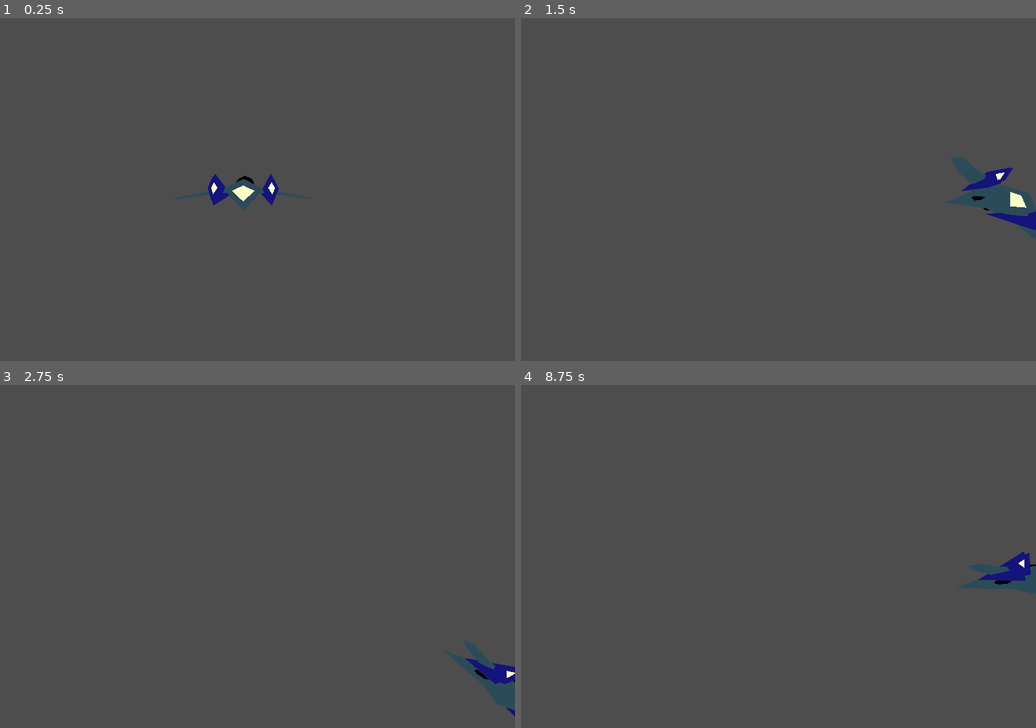
Above: before the commit, frames 1-4 (two rows, left to right).
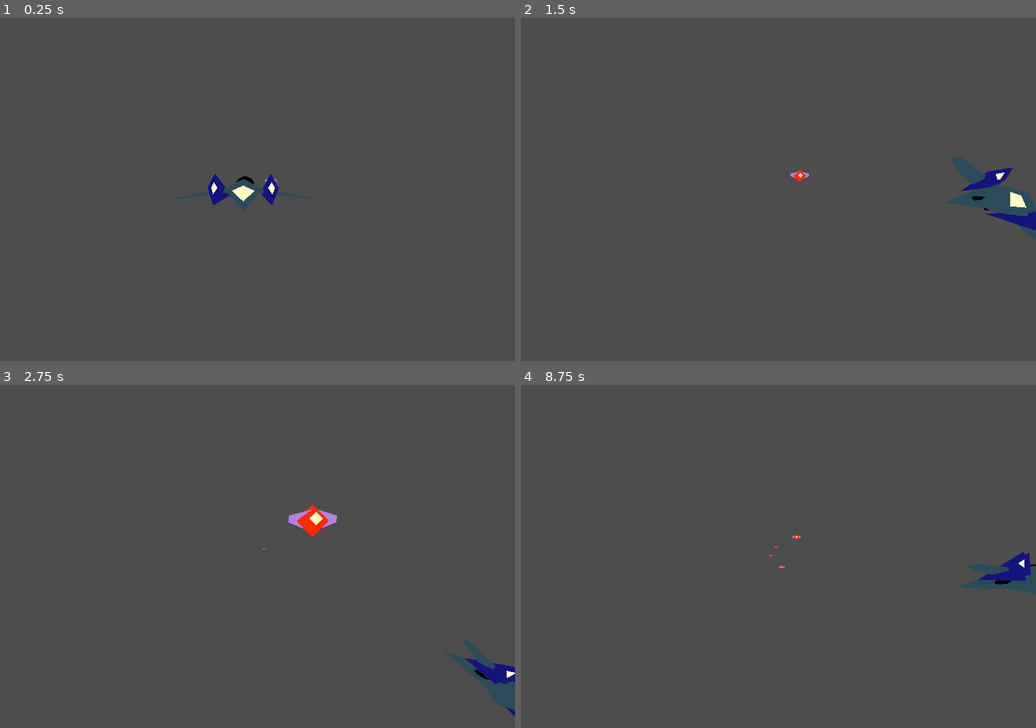
Above: after the commit, the same moments.

Repository: spenoff/Godot4-3D-Space-Shooter
Game: Godot game, scene res://Scenes/main.tscn
The game is run twice, just before and just after one commit, with the same random seed, the same clock (stepped at 60 frames per second) and the same inputs. The project has no main scene, so this scene is started directly.
Inputs (mouse positions are in pixels of both pictures, inside the frame that each line leads up to):
- Up to frame 1 (0.25 s): no input
- Up to frame 2 (1.5 s): tap Enter (ui_accept) at 0.5, 0.77 s; move the mouse to (891, 172) at 0.52 s; hold D (right) 0.53-1.28 s; hold F 0.53-1.28 s; click (891, 172) at 0.67 s; move the mouse to (675, 206) at 1.27 s; hold S (down) from 1.28 s (still down); tap Q at 1.35 s
- Up to frame 3 (2.75 s): tap Enter (ui_accept) at 1.52 s; move the mouse to (309, 481) at 2.02 s; release S (down) at 2.03 s; hold D (right) from 2.03 s (still down); tap Space at 2.1 s
- Up to frame 4 (8.75 s): move the mouse to (752, 625) at 2.77 s; release D (right) at 2.78 s; hold W (up) 2.78-3.53 s; tap F at 2.85, 7.35 s; click (752, 625) at 2.92 s; tap Enter (ui_accept) at 3.02, 3.77, 4.52, 6.02, 6.77, 7.52 s; move the mouse to (933, 607) at 3.52 s; hold Q 3.53-4.28 s; hold A (left) 3.53-5.03 s; move the mouse to (624, 505) at 4.27 s; tap Space at 4.35, 6.6 s; move the mouse to (804, 556) at 5.02 s; hold S (down) 5.03-5.78 s; hold F 5.03-5.78 s; click (804, 556) at 5.17 s; move the mouse to (701, 470) at 5.77 s; hold D (right) 5.78-6.53 s; tap Q at 5.85 s; move the mouse to (891, 539) at 6.52 s; hold W (up) 6.53-7.28 s; move the mouse to (675, 573) at 7.27 s; hold D (right) 7.28-8.03 s; click (675, 573) at 7.42 s; move the mouse to (830, 481) at 8.02 s; hold S (down) from 8.03 s (still down); hold Q from 8.03 s (still down)

The runs differ from the first frame. In frame 1, less than 0.1% of the frame differs, in the area x 51-54%, y 46-48%; in frame 2, less than 0.1%; in frame 3, 0.5%, in the area x 51-95%, y 34-86%; in frame 4, less than 0.1%.

Commit message:
Enemy spawner

Diff:
--- a/Scenes/enemy.tscn
+++ b/Scenes/enemy.tscn
@@ -1,4 +1,6 @@
-[gd_scene load_steps=6 format=4 uid="uid://cxq7o0ocp630m"]
+[gd_scene load_steps=8 format=4 uid="uid://cxq7o0ocp630m"]
+
+[ext_resource type="Script" path="res://Scripts/enemy.gd" id="1_d2f8e"]
 
 [sub_resource type="StandardMaterial3D" id="StandardMaterial3D_0yf0k"]
 resource_name = "Base"
@@ -100,9 +102,15 @@
 blend_shape_mode = 0
 shadow_mesh = SubResource("ArrayMesh_wpurc")
 
-[node name="enemy" type="Node3D"]
+[sub_resource type="SphereShape3D" id="SphereShape3D_rn3pp"]
+
+[node name="enemy" type="CharacterBody3D"]
+script = ExtResource("1_d2f8e")
 
 [node name="EnemyMesh" type="MeshInstance3D" parent="."]
 transform = Transform3D(-1, 0, 0, 0, -0.0654184, 0, 0, 0, 1, 0, 0, 0)
 mesh = SubResource("ArrayMesh_7hp4c")
 skeleton = NodePath("")
+
+[node name="CollisionShape3D" type="CollisionShape3D" parent="."]
+shape = SubResource("SphereShape3D_rn3pp")
--- /dev/null
+++ b/Scenes/enemy_spawner.tscn
@@ -0,0 +1,12 @@
+[gd_scene load_steps=2 format=3 uid="uid://7s7gxhqud6cs"]
+
+[ext_resource type="Script" path="res://enemy_spawner.gd" id="1_suixu"]
+
+[node name="EnemySpawner" type="Node3D"]
+script = ExtResource("1_suixu")
+
+[node name="Timer" type="Timer" parent="."]
+wait_time = 2.0
+autostart = true
+
+[connection signal="timeout" from="Timer" to="." method="_on_timer_timeout"]
--- a/Scenes/main.tscn
+++ b/Scenes/main.tscn
@@ -1,11 +1,20 @@
-[gd_scene load_steps=2 format=3 uid="uid://bj147feh212ui"]
+[gd_scene load_steps=4 format=3 uid="uid://bj147feh212ui"]
 
 [ext_resource type="PackedScene" uid="uid://c8u4cgyafiunx" path="res://Scenes/player.tscn" id="1_3goon"]
+[ext_resource type="PackedScene" uid="uid://cxq7o0ocp630m" path="res://Scenes/enemy.tscn" id="2_fye5q"]
+[ext_resource type="PackedScene" uid="uid://7s7gxhqud6cs" path="res://Scenes/enemy_spawner.tscn" id="3_6irc4"]
 
 [node name="Node3D" type="Node3D"]
 
 [node name="Camera3D" type="Camera3D" parent="."]
 transform = Transform3D(1, 0, 0, 0, 1, 0, 0, 0, 1, -9, 0, 2)
+far = 5000.0
 
 [node name="player" parent="." instance=ExtResource("1_3goon")]
 transform = Transform3D(1, 0, 0, 0, 1, 0, 0, 0, 1, -10, 0, -15.0595)
+
+[node name="enemy" parent="." instance=ExtResource("2_fye5q")]
+transform = Transform3D(1, 0, 0, 0, 1, 0, 0, 0, 1, -4.27798, 3.05973, -83.8856)
+
+[node name="EnemySpawner" parent="." instance=ExtResource("3_6irc4")]
+transform = Transform3D(1, 0, 0, 0, 1, 0, 0, 0, 1, 0, 0, -300)
--- /dev/null
+++ b/Scripts/enemy.gd
@@ -0,0 +1,9 @@
+extends CharacterBody3D
+
+var speed = randf_range(20, 50)
+
+func _physics_process(delta: float) -> void:
+	velocity = Vector3(0, 0, speed)
+	move_and_slide()
+	if transform.origin.z > 10:
+		queue_free()
--- /dev/null
+++ b/enemy_spawner.gd
@@ -0,0 +1,13 @@
+extends Node3D
+
+var Enemy = load("res://Scenes/enemy.tscn")
+
+func spawn():
+	var main = get_tree().get_current_scene()
+	var enemy = Enemy.instantiate()
+	main.add_child(enemy)
+	enemy.transform.origin = transform.origin + Vector3(randf_range(-30, 15), randf_range(-10, 10), 0)
+
+
+func _on_timer_timeout() -> void:
+	spawn() # Replace with function body.
